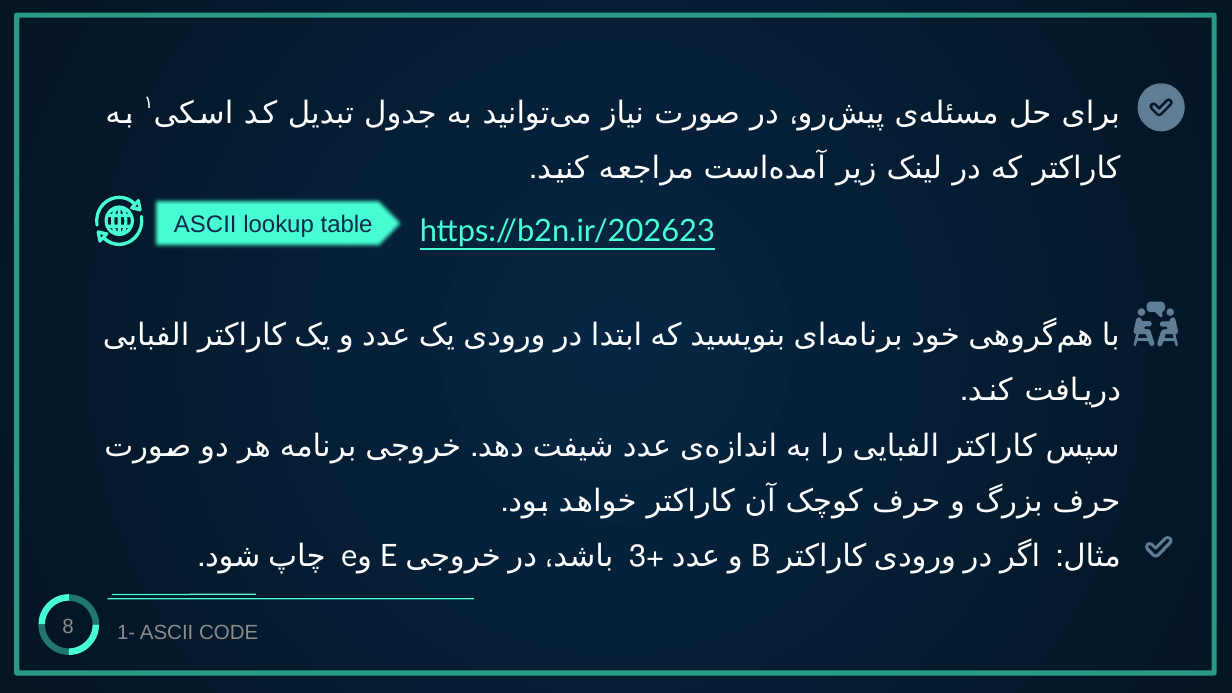
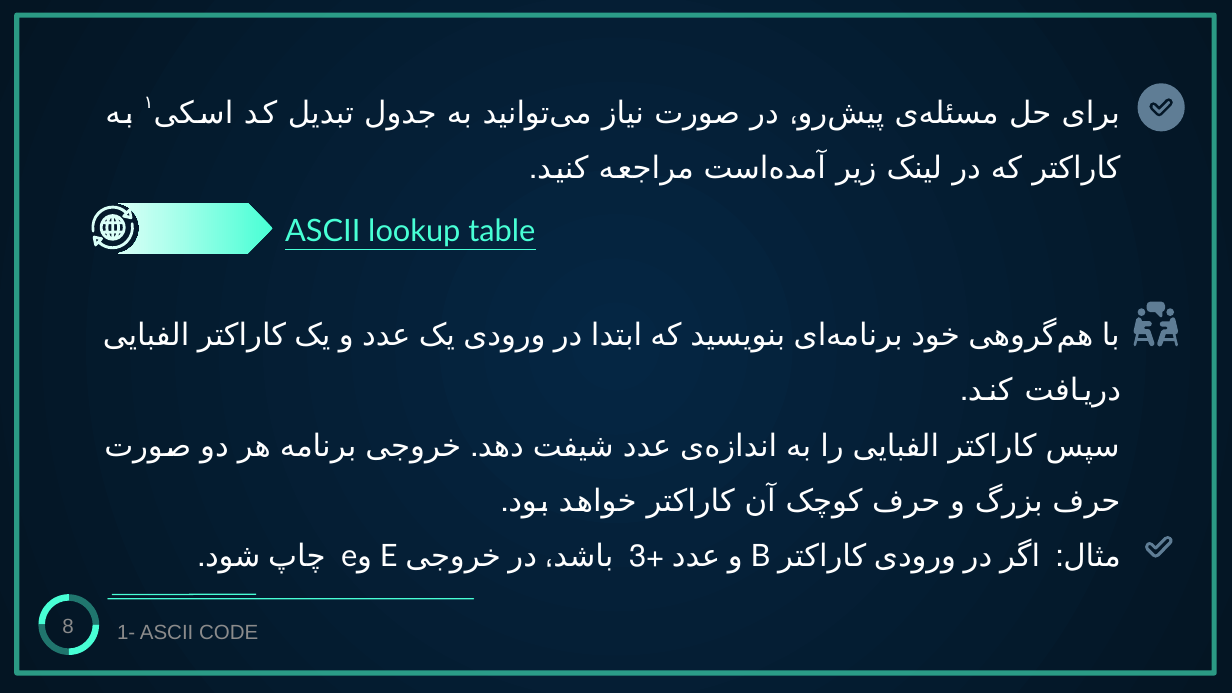
Before and after one commit to aut-ce/CE102-C-Lab, a slide deck: slide 8 of Lab/5-math/C-Lab_Math.pptx. Drawn at 1232x693 pixels with LibreOffice and Linux fonts; fonts in the diff are those of the drawing. Boxes give left, top, right and bottom in pixels: in the first picture for what was removed or moved away, otherwise in the second. Text is boxed around its words. In the diff, an @@ line names an element or a change of style, - is before the commit and + after.

```diff
--- a/Lab/5-math/C-Lab_Math.pptx
+++ b/Lab/5-math/C-Lab_Math.pptx
@@ fill #48FFD5 to #DAFFF7 in 3 elements at [92, 222, 134, 249], [100, 214, 126, 241], [91, 206, 133, 233] @@
@@ freeform shape: place and size @@
-freeform shape at [94, 196, 142, 227]
+freeform shape at [91, 206, 133, 233]
@@ freeform shape added at [118, 203, 274, 255], fill gradient #48FFD5 to #B6FFEE to #DAFFF7 @@
@@ text "ASCII lookup table": place and size @@
-text "ASCII lookup table" at [152, 197, 408, 249]
+text "ASCII lookup table" at [285, 218, 535, 247]
@@ text "ASCII lookup table" at [285, 218, 535, 247]: size 14 to 18 pt, font Arial to Lato, text colour #0E2A47 to #48FFD5, underline on; alignment centre to left; vertical alignment middle to top; fill #48FFD5 to none @@
@@ freeform shape: place and size @@
-freeform shape at [96, 214, 144, 245]
+freeform shape at [92, 222, 134, 249]
@@ freeform shape: place and size @@
-freeform shape at [105, 206, 134, 237]
+freeform shape at [100, 214, 126, 241]
@@ text removed at [420, 218, 715, 247] @@
-https://b2n.ir/202623
```
Also in this commit, not shown: 11 other slides changed, 2 other files.
